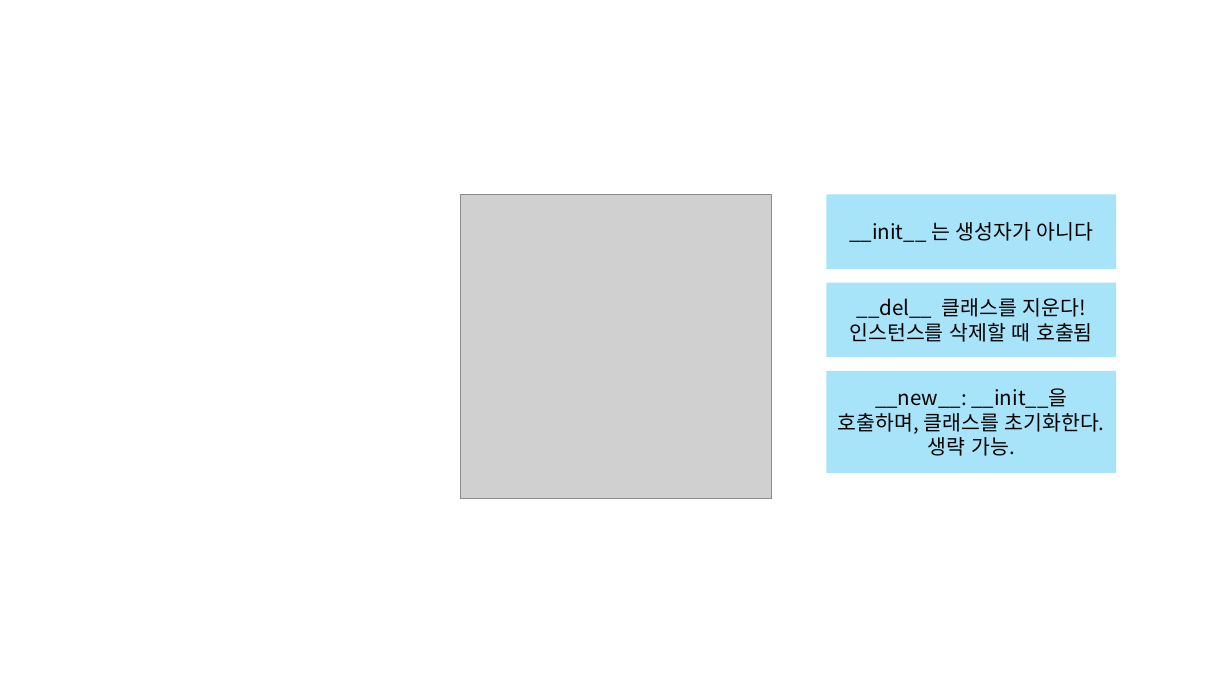
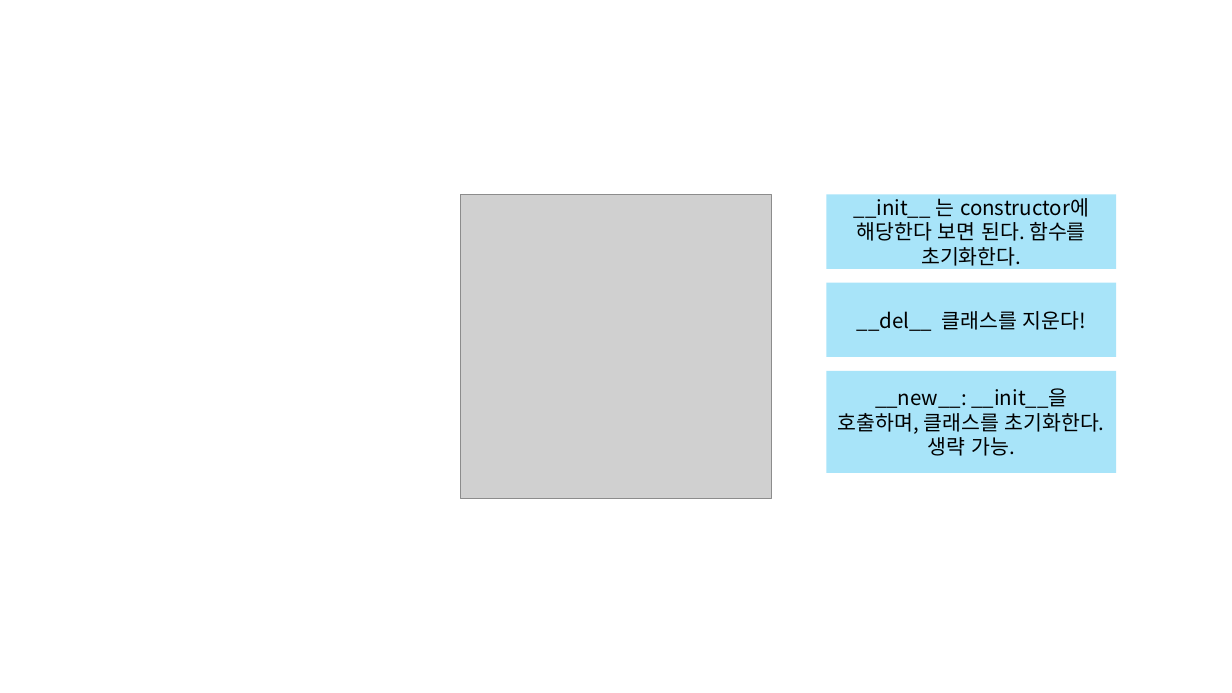
Before and after one commit to Linea89kr/classSIAT, a slide deck: slide 4 of 99. Lecture note in ppt/8. Python4, ES6.pptx. Drawn at 1232x693 pixels with LibreOffice and Linux fonts; fonts in the diff are those of the drawing; grey boxes stand for pictures. Boxes give left, top, right and bottom in pixels: in the first picture for what was removed or moved away, otherwise in the second. Text is boxed around its words. In the diff, an @@ line names an element or a change of style, - is before the commit and + after.

```diff
--- a/99. Lecture note in ppt/8. Python4, ES6.pptx
+++ b/99. Lecture note in ppt/8. Python4, ES6.pptx
@@ text in rectangle at bbox=[854, 198, 1089, 270]: text changed @@
-__init__ 는 생성자가 아니다
+__init__ 는 constructor에 해당한다 보면 된다. 함수를 초기화한다.
@@ text in rectangle at bbox=[850, 323, 1093, 342]: paragraph removed @@
-인스턴스를 삭제할 때 호출됨
```
Also in this commit, not shown: 7 other slides changed, 10 slides added, 1 slide removed, 4 other files.
